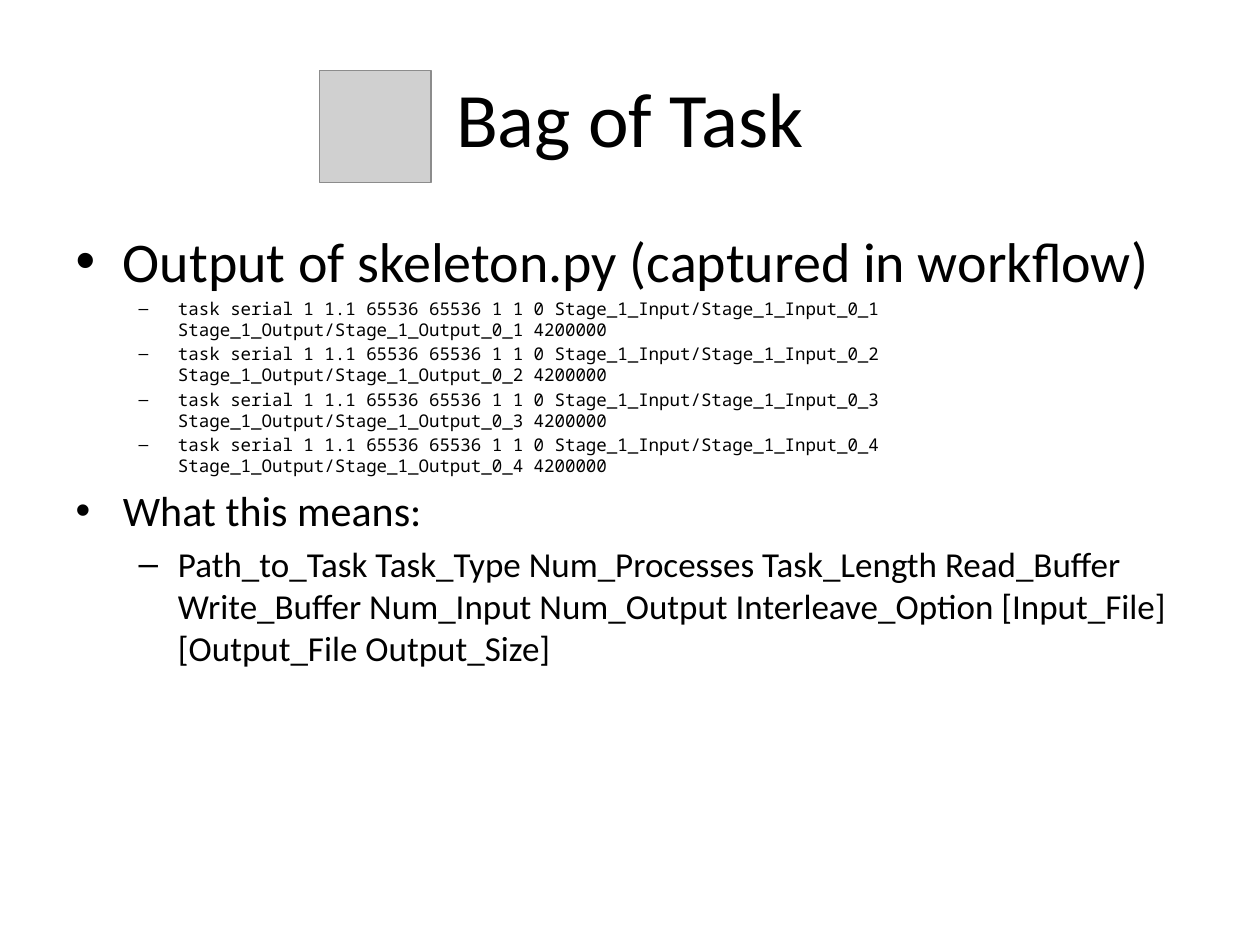
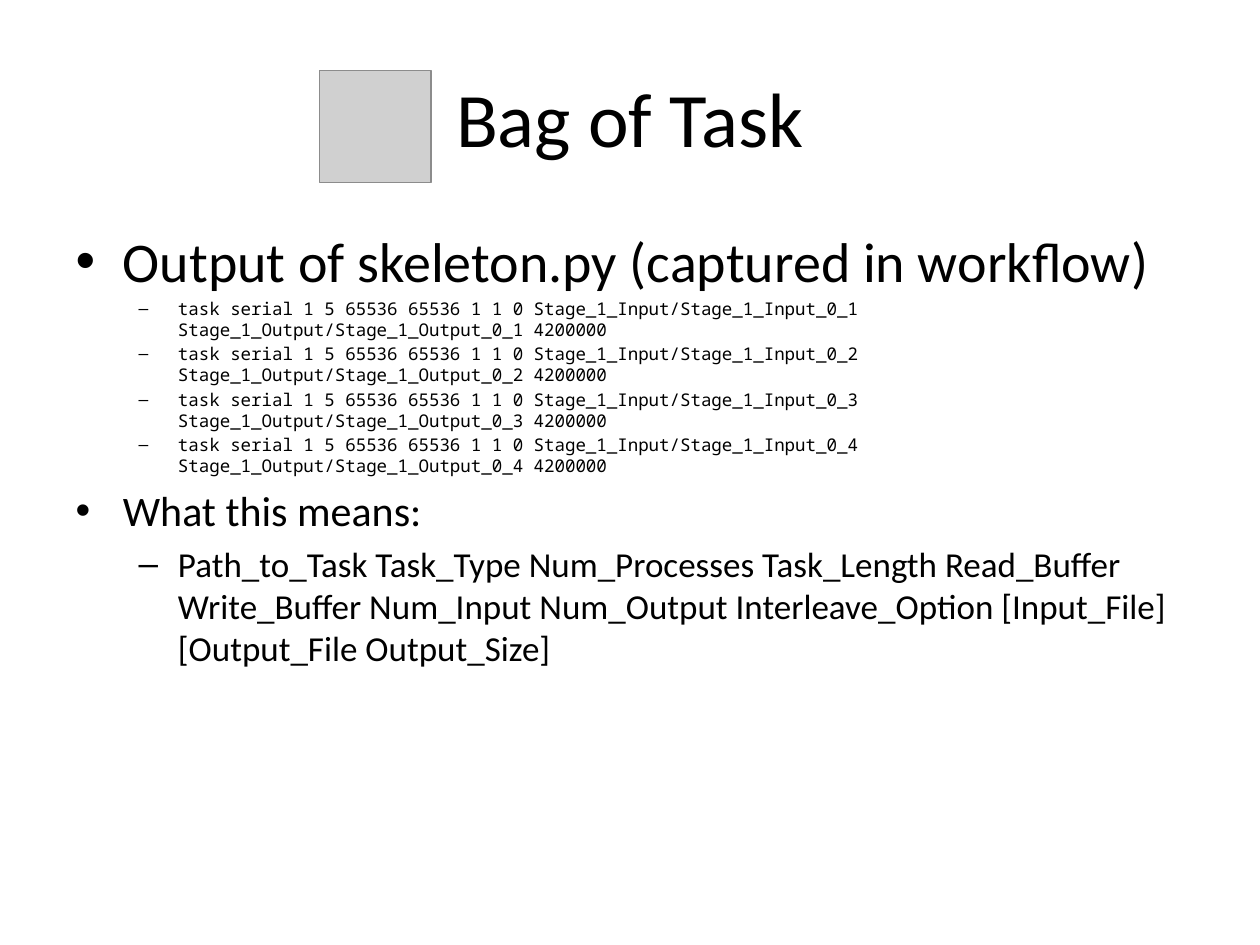
Before and after one commit to applicationskeleton/Skeleton, a slide deck: slide 6 of tutorial/skeleton-tutorial.pptx. Drawn at 1260x945 pixels with LibreOffice and Linux fonts; fonts in the diff are those of the drawing; grey boxes stand for pictures. Boxes give left, top, right and bottom in pixels: in the first picture for what was removed or moved away, otherwise in the second. Text is boxed around its words. In the diff, an @@ line names an element or a change of style, - is before the commit and + after.

```diff
--- a/tutorial/skeleton-tutorial.pptx
+++ b/tutorial/skeleton-tutorial.pptx
@@ text at (178,301,858,477): text changed @@
-  – task serial 1 1.1 65536 65536 1 1 0 Stage_1_Input/Stage_1_Input_0_1 Stage_1_Output/Stage_1_Output_0_1 4200000
-  – task serial 1 1.1 65536 65536 1 1 0 Stage_1_Input/Stage_1_Input_0_2 Stage_1_Output/Stage_1_Output_0_2 4200000
-  – task serial 1 1.1 65536 65536 1 1 0 Stage_1_Input/Stage_1_Input_0_3 Stage_1_Output/Stage_1_Output_0_3 4200000
-  – task serial 1 1.1 65536 65536 1 1 0 Stage_1_Input/Stage_1_Input_0_4 Stage_1_Output/Stage_1_Output_0_4 4200000
+  – task serial 1 5 65536 65536 1 1 0 Stage_1_Input/Stage_1_Input_0_1 Stage_1_Output/Stage_1_Output_0_1 4200000
+  – task serial 1 5 65536 65536 1 1 0 Stage_1_Input/Stage_1_Input_0_2 Stage_1_Output/Stage_1_Output_0_2 4200000
+  – task serial 1 5 65536 65536 1 1 0 Stage_1_Input/Stage_1_Input_0_3 Stage_1_Output/Stage_1_Output_0_3 4200000
+  – task serial 1 5 65536 65536 1 1 0 Stage_1_Input/Stage_1_Input_0_4 Stage_1_Output/Stage_1_Output_0_4 4200000
```
Also in this commit, not shown: 6 other slides changed.
